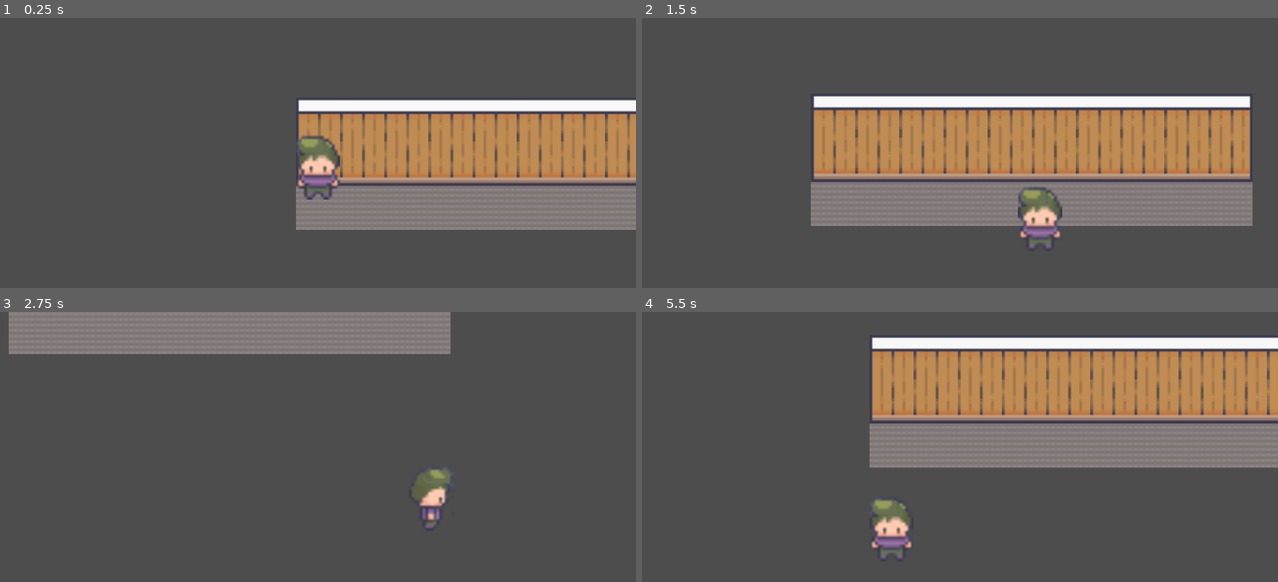
Above: before the commit, frames 1-4 (two rows, left to right).
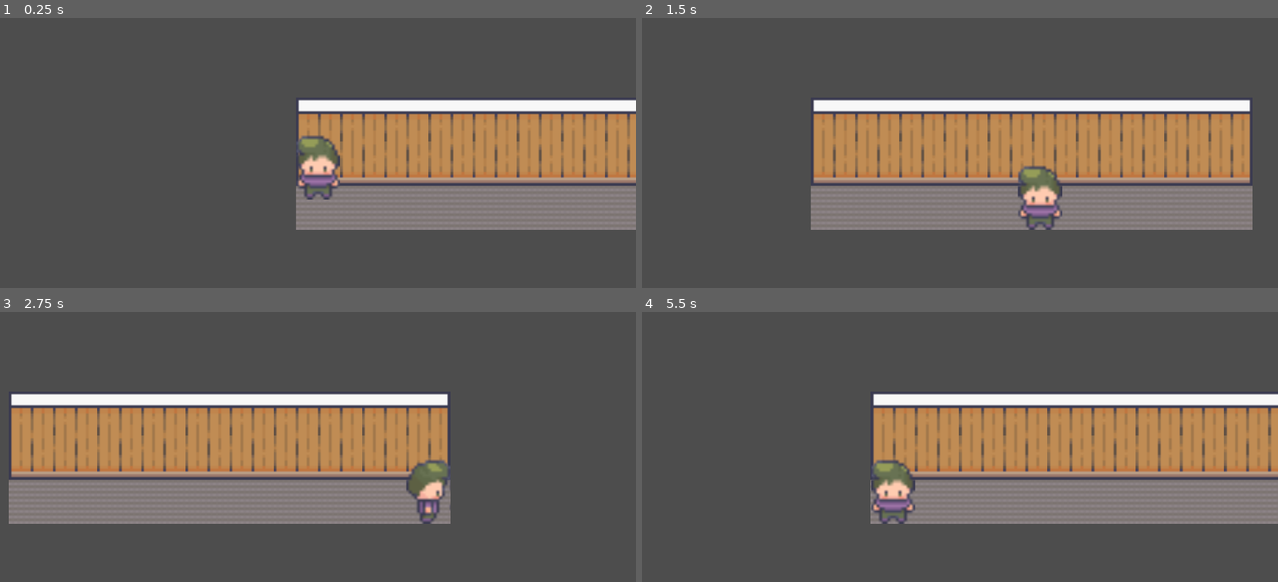
Above: after the commit, the same moments.

Repository: TurnrDev/EchoScape
Game: Godot game, scene res://scenes/level.tscn
Same seed, same stepped clock (60 frames per second), same inputs: the game is played once before the commit and once after it.
Inputs:
- Up to frame 1 (0.25 s): no input
- Up to frame 2 (1.5 s): tap Enter at 0.5 s; hold Right (ui_right) 0.53-1.28 s; hold Down (ui_down) from 1.28 s (still down)
- Up to frame 3 (2.75 s): release Down (ui_down) at 2.03 s; hold Right (ui_right) from 2.03 s (still down)
- Up to frame 4 (5.5 s): release Right (ui_right) at 2.78 s; hold Up (ui_up) 2.78-3.53 s; hold Left (ui_left) 3.53-5.03 s; hold Down (ui_down) from 5.03 s (still down)

The runs differ from the first frame. In frame 2, 9.2% of the frame differs, in the area x 26-96%, y 28-86%; in frame 3, 42%, in the area x 1-72%, y 0-80%; in frame 4, 42%.

Commit message:
Add World Boundary

Diff:
--- a/scenes/level.tscn
+++ b/scenes/level.tscn
@@ -1364,6 +1364,16 @@
 [sub_resource type="RectangleShape2D" id="RectangleShape2D_xnls8"]
 size = Vector2(320, 64)
 
+[sub_resource type="WorldBoundaryShape2D" id="WorldBoundaryShape2D_k6vyd"]
+distance = -96.0
+
+[sub_resource type="WorldBoundaryShape2D" id="WorldBoundaryShape2D_8etgj"]
+
+[sub_resource type="WorldBoundaryShape2D" id="WorldBoundaryShape2D_4cg1j"]
+distance = -320.0
+
+[sub_resource type="WorldBoundaryShape2D" id="WorldBoundaryShape2D_30wrd"]
+
 [node name="Level" type="Node"]
 
 [node name="TileMap" type="TileMap" parent="."]
@@ -1394,3 +1404,20 @@
 position_smoothing_enabled = true
 drag_horizontal_enabled = true
 drag_vertical_enabled = true
+
+[node name="WorldBoundary" type="StaticBody2D" parent="."]
+
+[node name="South" type="CollisionShape2D" parent="WorldBoundary"]
+shape = SubResource("WorldBoundaryShape2D_k6vyd")
+
+[node name="West" type="CollisionShape2D" parent="WorldBoundary"]
+rotation = 1.5708
+shape = SubResource("WorldBoundaryShape2D_8etgj")
+
+[node name="East" type="CollisionShape2D" parent="WorldBoundary"]
+rotation = -1.5708
+shape = SubResource("WorldBoundaryShape2D_4cg1j")
+
+[node name="North" type="CollisionShape2D" parent="WorldBoundary"]
+rotation = 3.14159
+shape = SubResource("WorldBoundaryShape2D_30wrd")
Not shown: 1 places in scenes/level.tscn that only renumber resources
